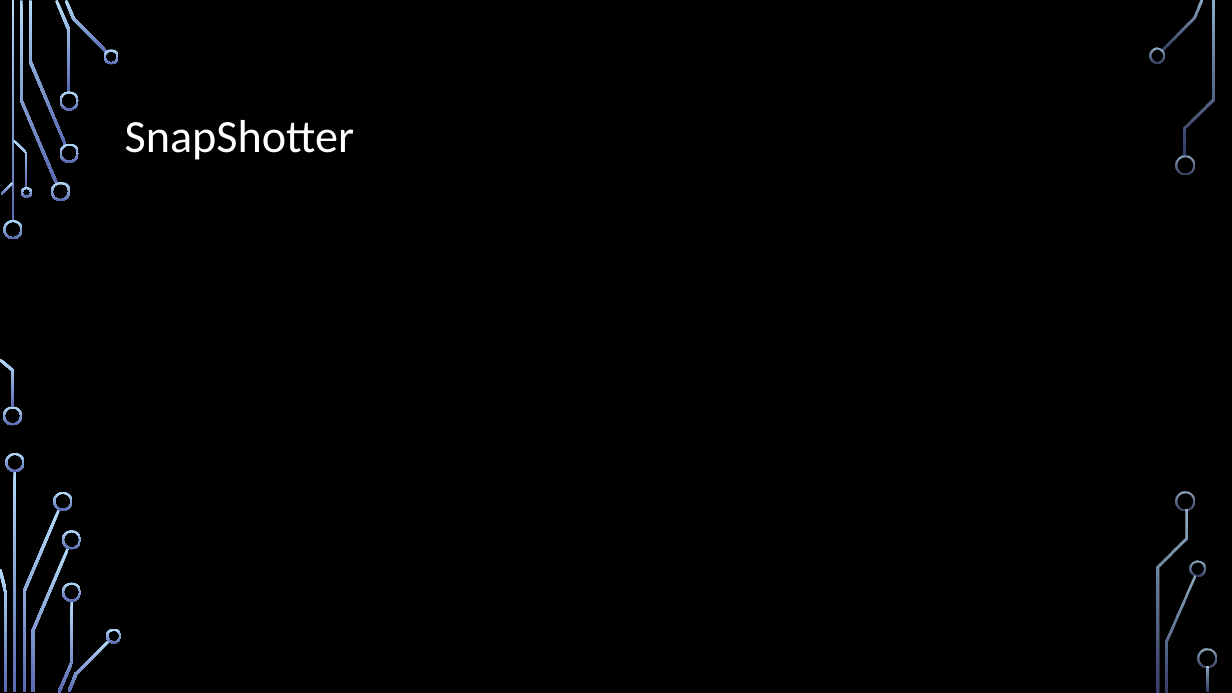
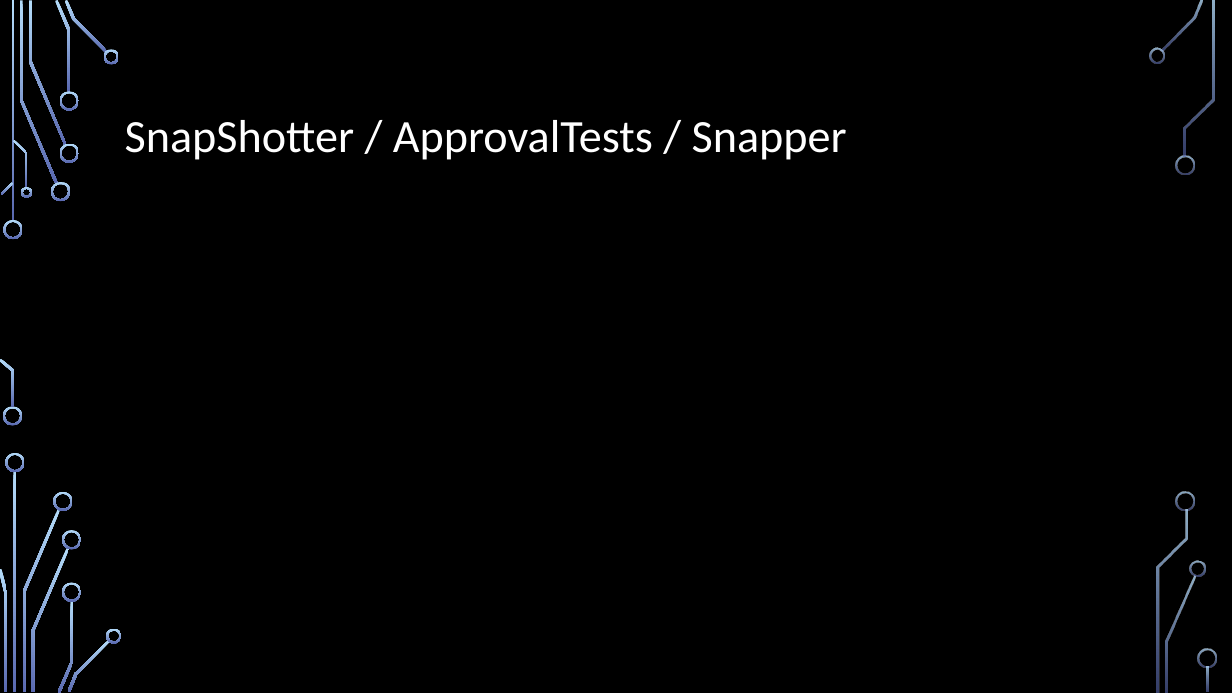
Before and after one commit to IntegerMan/SoftwareQualityTalk, a slide deck: slide 26 of Software Quality Recipes for Legacy.pptx (slide 23 before the commit). Drawn at 1232x693 pixels with LibreOffice and Linux fonts; fonts in the diff are those of the drawing; background and template pictures are left out. Boxes give left, top, right and bottom in pixels: in the first picture for what was removed or moved away, otherwise in the second. Text is boxed around its words. In the diff, an @@ line names an element or a change of style, - is before the commit and + after.

```diff
--- a/Software Quality Recipes for Legacy.pptx
+++ b/Software Quality Recipes for Legacy.pptx
@@ title at (125,120,847,160): text changed @@
-SnapShotter
+SnapShotter / ApprovalTests / Snapper
```
Also in this commit, not shown: 7 other slides changed, 8 slides added, 4 slides removed, 10 other files.
